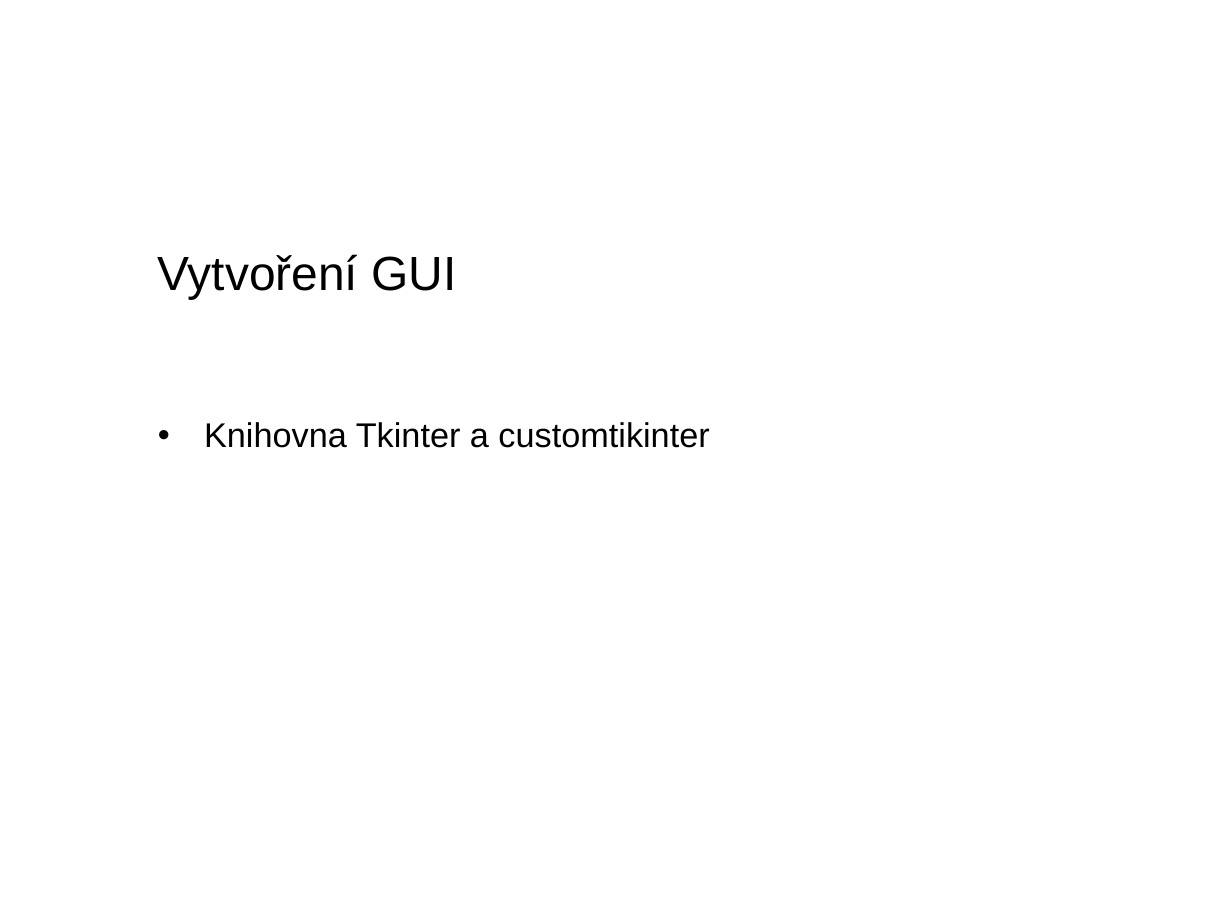
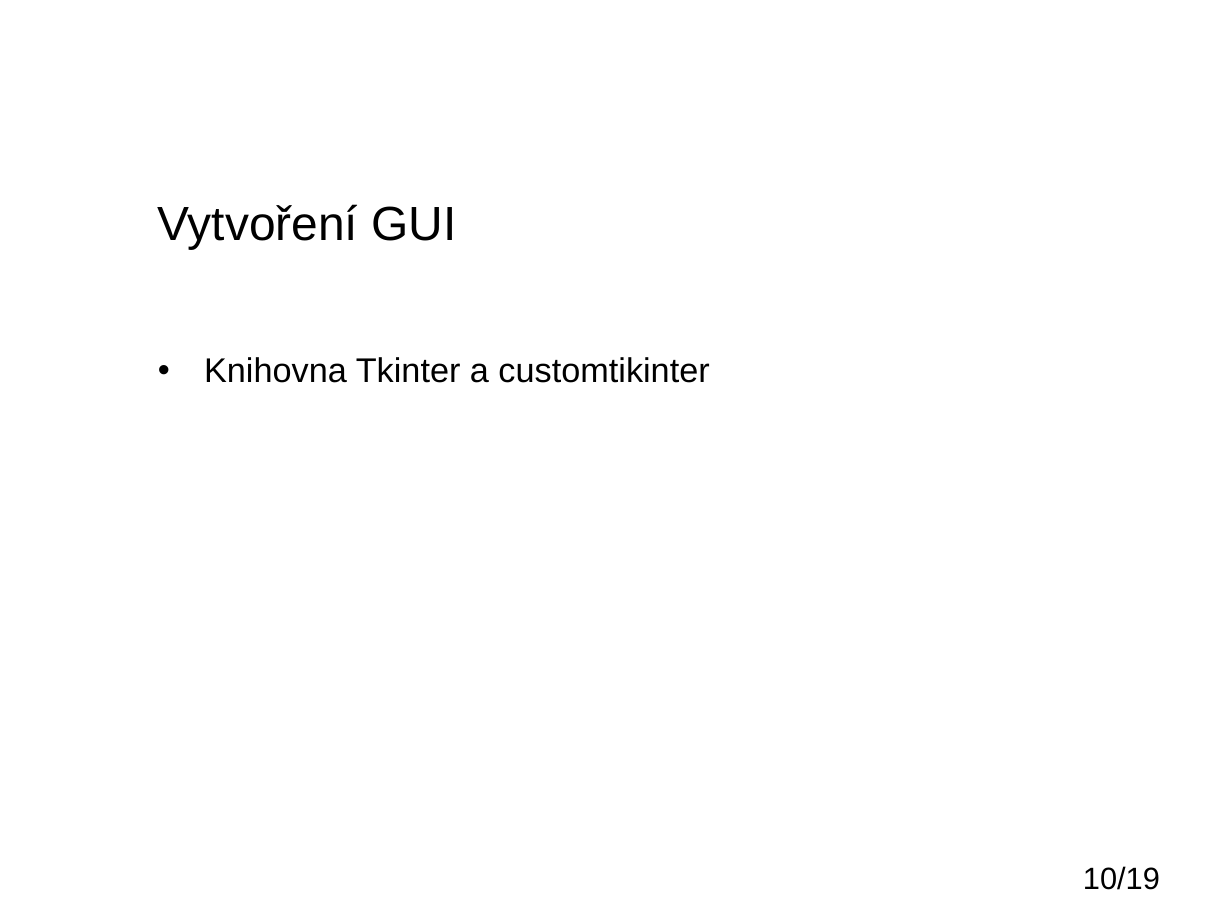
Before and after one commit to IronKnee22/Bakalarka, a slide deck: slide 10 of Obhajoba_darsamar.pptx (slide 11 before the commit). Drawn at 1232x924 pixels with LibreOffice and Linux fonts; fonts in the diff are those of the drawing; background and template pictures are left out. Boxes give left, top, right and bottom in pixels: in the first picture for what was removed or moved away, otherwise in the second. Text is boxed around its words. In the diff, an @@ line names an element or a change of style, - is before the commit and + after.

```diff
--- a/Obhajoba_darsamar.pptx
+++ b/Obhajoba_darsamar.pptx
@@ title "Vytvoření GUI": place and size @@
-title "Vytvoření GUI" at [158, 254, 456, 299]
+title "Vytvoření GUI" at [158, 204, 456, 249]
@@ text "Knihovna Tkinter a customtikinter": place and size @@
-text "Knihovna Tkinter a customtikinter" at [204, 422, 709, 448]
+text "Knihovna Tkinter a customtikinter" at [204, 357, 709, 383]
@@ page number added at [1083, 866, 1160, 890], 18 pt, text #000000 @@
+10/19
```
Also in this commit, not shown: 11 other slides changed, 6 slides added, 8 slides removed.
